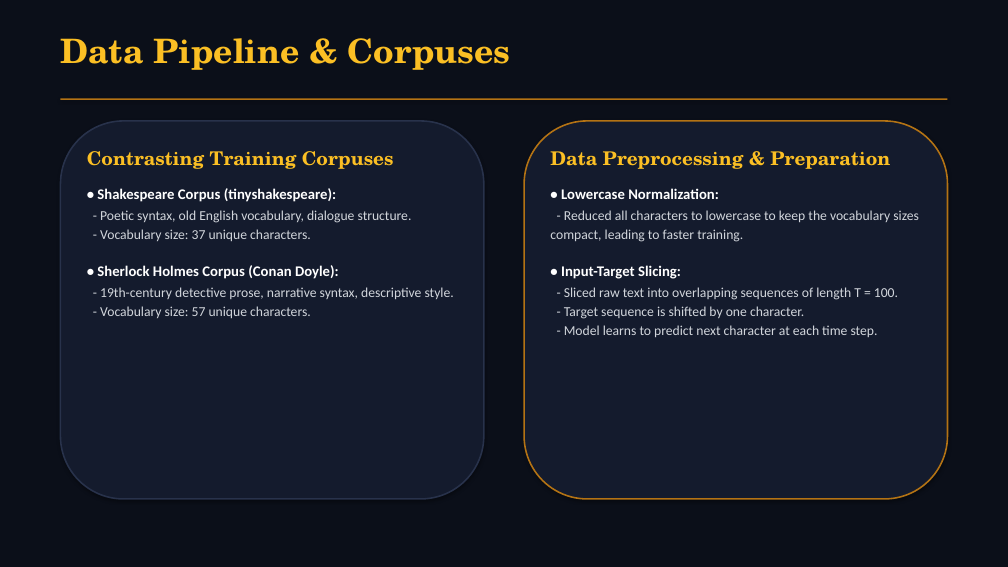
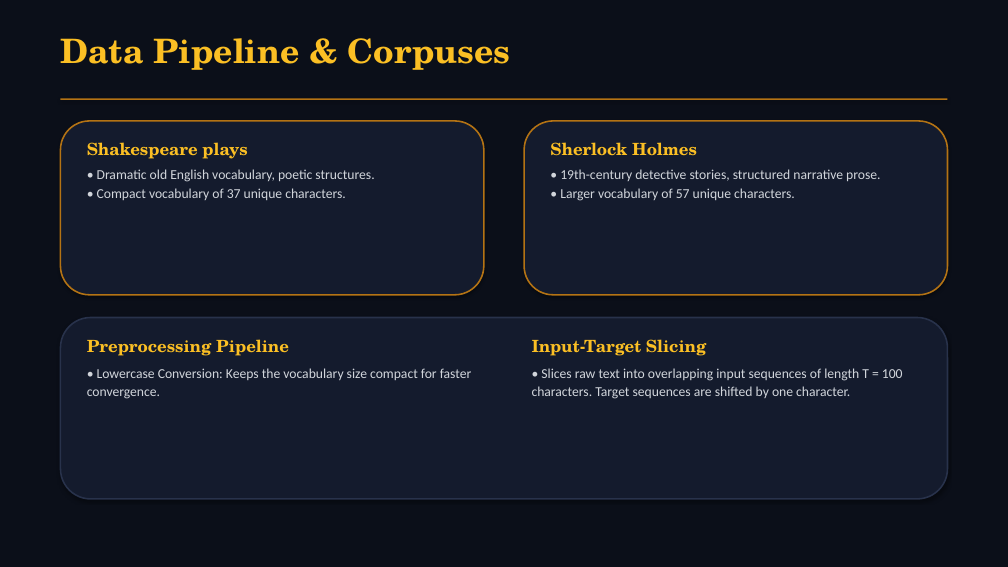
Before and after one commit to WhySeriousKaif/CNN-Group-3-Project, a slide deck: slide 4 of presentation.pptx. Drawn at 1008x567 pixels with LibreOffice and Linux fonts; fonts in the diff are those of the drawing. Boxes give left, top, right and bottom in pixels: in the first picture for what was removed or moved away, otherwise in the second. Text is boxed around its words. In the diff, an @@ line names an element or a change of style, - is before the commit and + after.

```diff
--- a/presentation.pptx
+++ b/presentation.pptx
@@ rounded rectangle: place and size @@
-rounded rectangle at [60,121,484,499]
+rounded rectangle at [60,121,484,295]
@@ rounded rectangle at [60,121,484,295]: outline #28324B 1.5 pt to #B47314 1.5 pt @@
@@ text at [87,142,374,200]: text changed @@
-Contrasting Training Corpuses
-• Shakespeare Corpus (tinyshakespeare):
-- Poetic syntax, old English vocabulary, dialogue structure.
-- Vocabulary size: 37 unique characters.
-• Sherlock Holmes Corpus (Conan Doyle):
-- 19th-century detective prose, narrative syntax, descriptive style.
-- Vocabulary size: 57 unique characters.
+Shakespeare plays
+• Dramatic old English vocabulary, poetic structures.
+• Compact vocabulary of 37 unique characters.
@@ rounded rectangle: place and size @@
-rounded rectangle at [524,121,948,499]
+rounded rectangle at [524,121,948,295]
@@ text at [550,142,880,201]: text changed @@
-Data Preprocessing & Preparation
-• Lowercase Normalization:
-- Reduced all characters to lowercase to keep the vocabulary sizes compact, leading to faster training.
-• Input-Target Slicing:
-- Sliced raw text into overlapping sequences of length T = 100.
-- Target sequence is shifted by one character.
-- Model learns to predict next character at each time step.
+Sherlock Holmes
+• 19th-century detective stories, structured narrative prose.
+• Larger vocabulary of 57 unique characters.
@@ rounded rectangle added at [60,318,948,499], fill #141B2D, outline #28324B 1.5 pt @@
@@ text added at [87,339,472,399], 13 pt, text #D1D5DB @@
+Preprocessing Pipeline
+• Lowercase Conversion: Keeps the vocabulary size compact for faster convergence.
@@ text added at [532,339,903,399], 13 pt, text #D1D5DB @@
+Input-Target Slicing
+• Slices raw text into overlapping input sequences of length T = 100 characters. Target sequences are shifted by one character.
```
Also in this commit, not shown: 13 other slides changed, 1 slide added, 1 slide removed, 1 other file.
